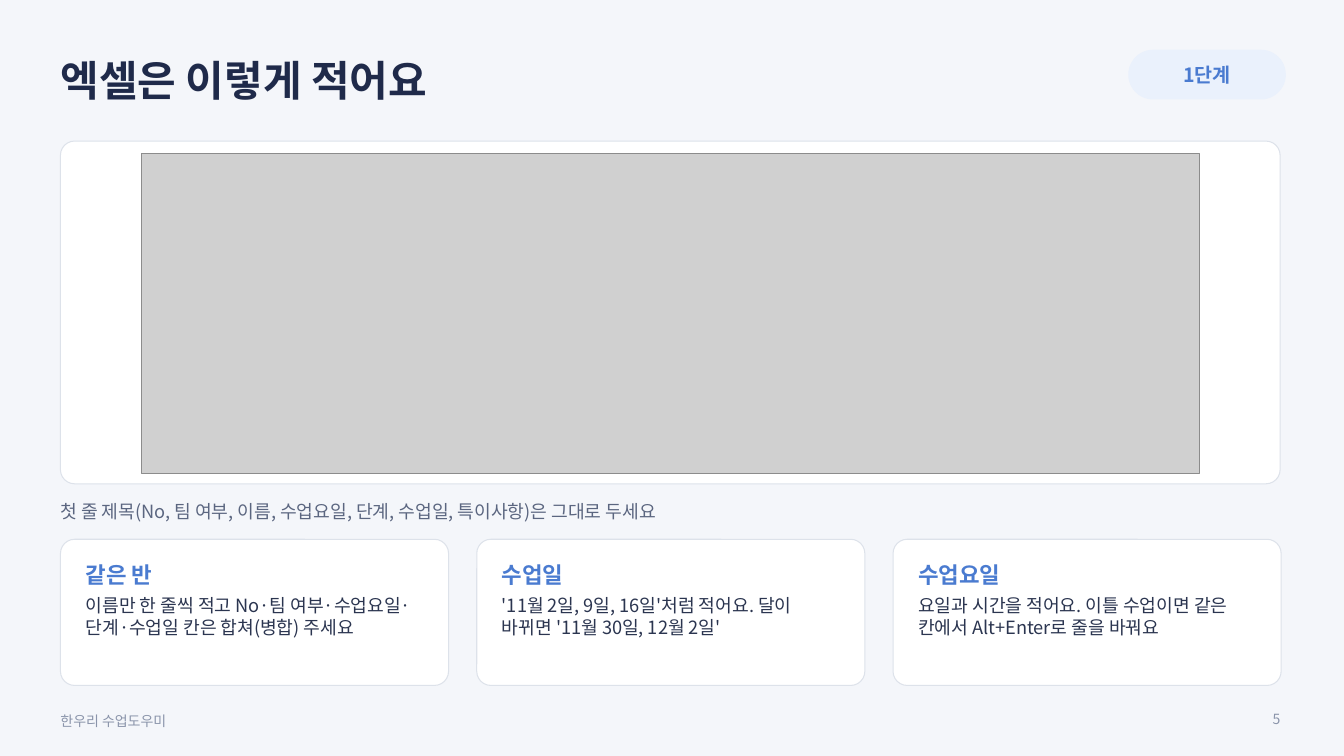
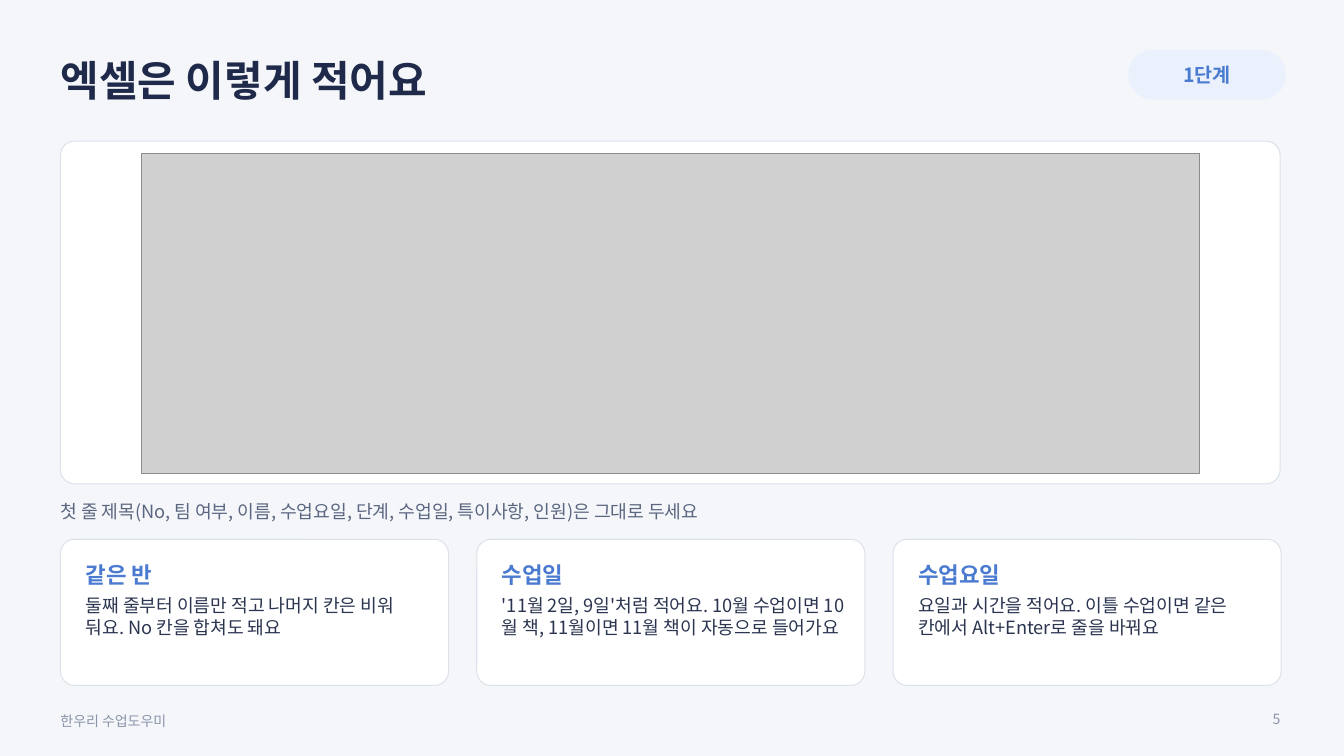
Before and after one commit to mijini164-ui/hanuri-homework-notice, a slide deck: slide 5 of forms/한우리_수업도우미_사용안내.pptx. Drawn at 1344x756 pixels with LibreOffice and Linux fonts; fonts in the diff are those of the drawing; grey boxes stand for pictures. Boxes give left, top, right and bottom in pixels: in the first picture for what was removed or moved away, otherwise in the second. Text is boxed around its words. In the diff, an @@ line names an element or a change of style, - is before the commit and + after.

```diff
--- a/forms/한우리_수업도우미_사용안내.pptx
+++ b/forms/한우리_수업도우미_사용안내.pptx
@@ text at (x1=60, y1=503, x2=698, y2=522): text changed @@
-첫 줄 제목(No, 팀 여부, 이름, 수업요일, 단계, 수업일, 특이사항)은 그대로 두세요
+첫 줄 제목(No, 팀 여부, 이름, 수업요일, 단계, 수업일, 특이사항, 인원)은 그대로 두세요
@@ text at (x1=86, y1=597, x2=394, y2=636): text changed @@
-이름만 한 줄씩 적고 No·팀 여부·수업요일·단계·수업일 칸은 합쳐(병합) 주세요
+둘째 줄부터 이름만 적고 나머지 칸은 비워 둬요. No 칸을 합쳐도 돼요
@@ text at (x1=502, y1=597, x2=839, y2=638): text changed @@
-'11월 2일, 9일, 16일'처럼 적어요. 달이 바뀌면 '11월 30일, 12월 2일'
+'11월 2일, 9일'처럼 적어요. 10월 수업이면 10월 책, 11월이면 11월 책이 자동으로 들어가요
```
Also in this commit, not shown: 11 other slides changed, 3 slides added, 2 slides removed.
